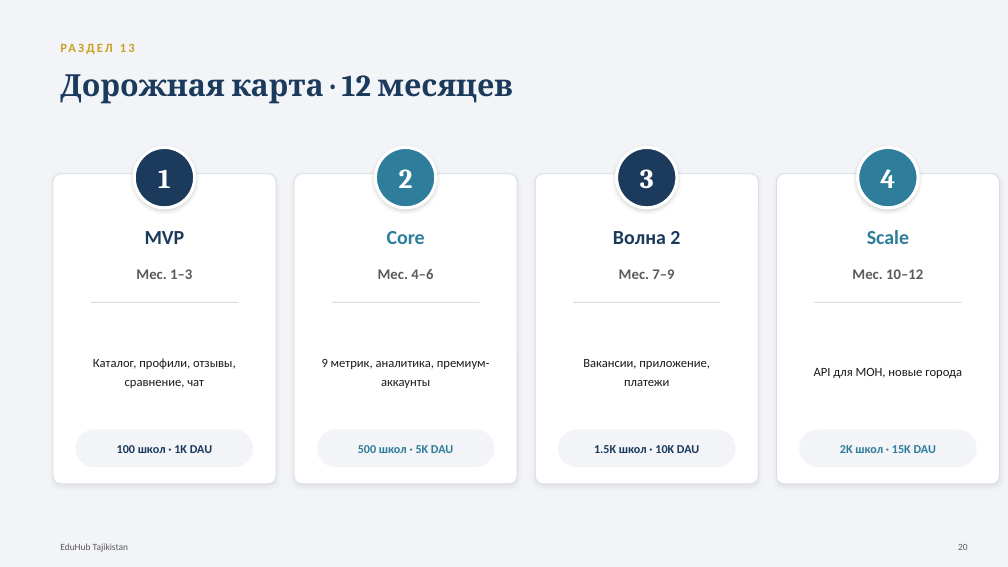
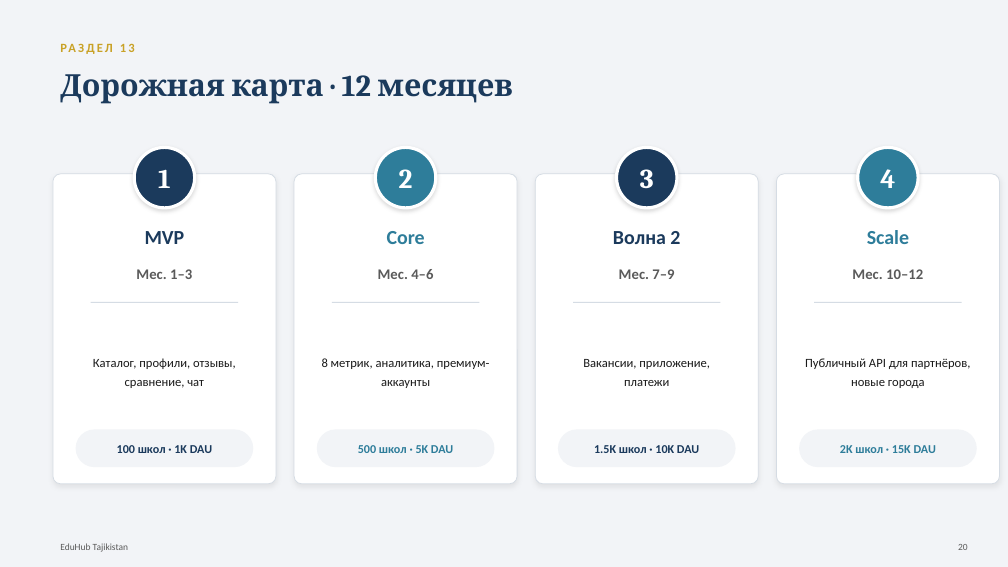
Before and after one commit to TajikEducation/eduhub, a slide deck: slide 20 of docs/EduHub_Presentation_Full_Pro.pptx. Drawn at 1008x567 pixels with LibreOffice and Linux fonts; fonts in the diff are those of the drawing. Boxes give left, top, right and bottom in pixels: in the first picture for what was removed or moved away, otherwise in the second. Text is boxed around its words. In the diff, an @@ line names an element or a change of style, - is before the commit and + after.

```diff
--- a/docs/EduHub_Presentation_Full_Pro.pptx
+++ b/docs/EduHub_Presentation_Full_Pro.pptx
@@ text at (x1=322, y1=358, x2=490, y2=388): text changed @@
-9 метрик, аналитика, премиум-аккаунты
+8 метрик, аналитика, премиум-аккаунты
@@ text at (x1=805, y1=358, x2=970, y2=388): text changed @@
-API для МОН, новые города
+Публичный API для партнёров, новые города
```
Also in this commit, not shown: 7 other slides changed, 2 other files.
